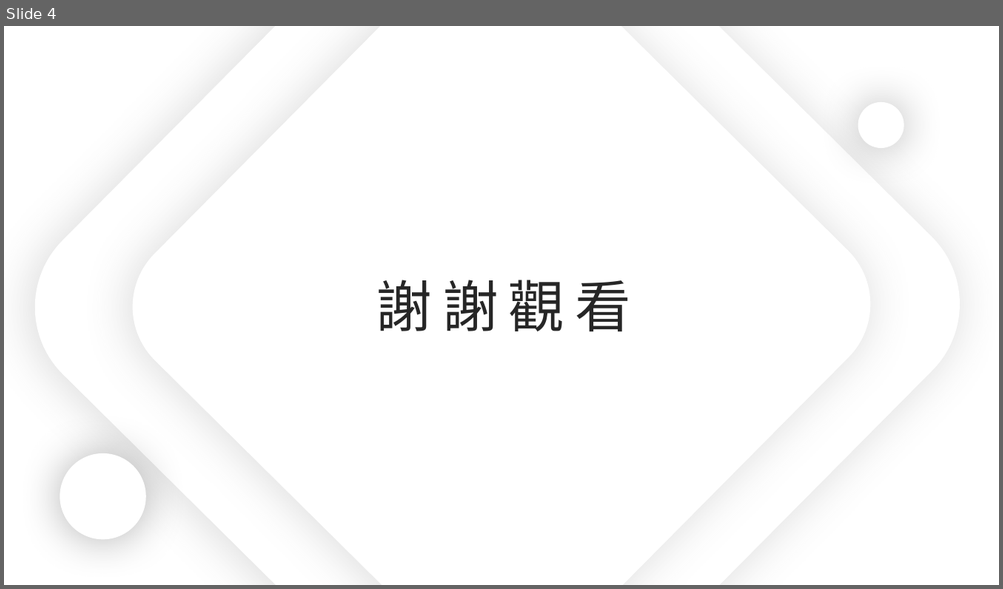
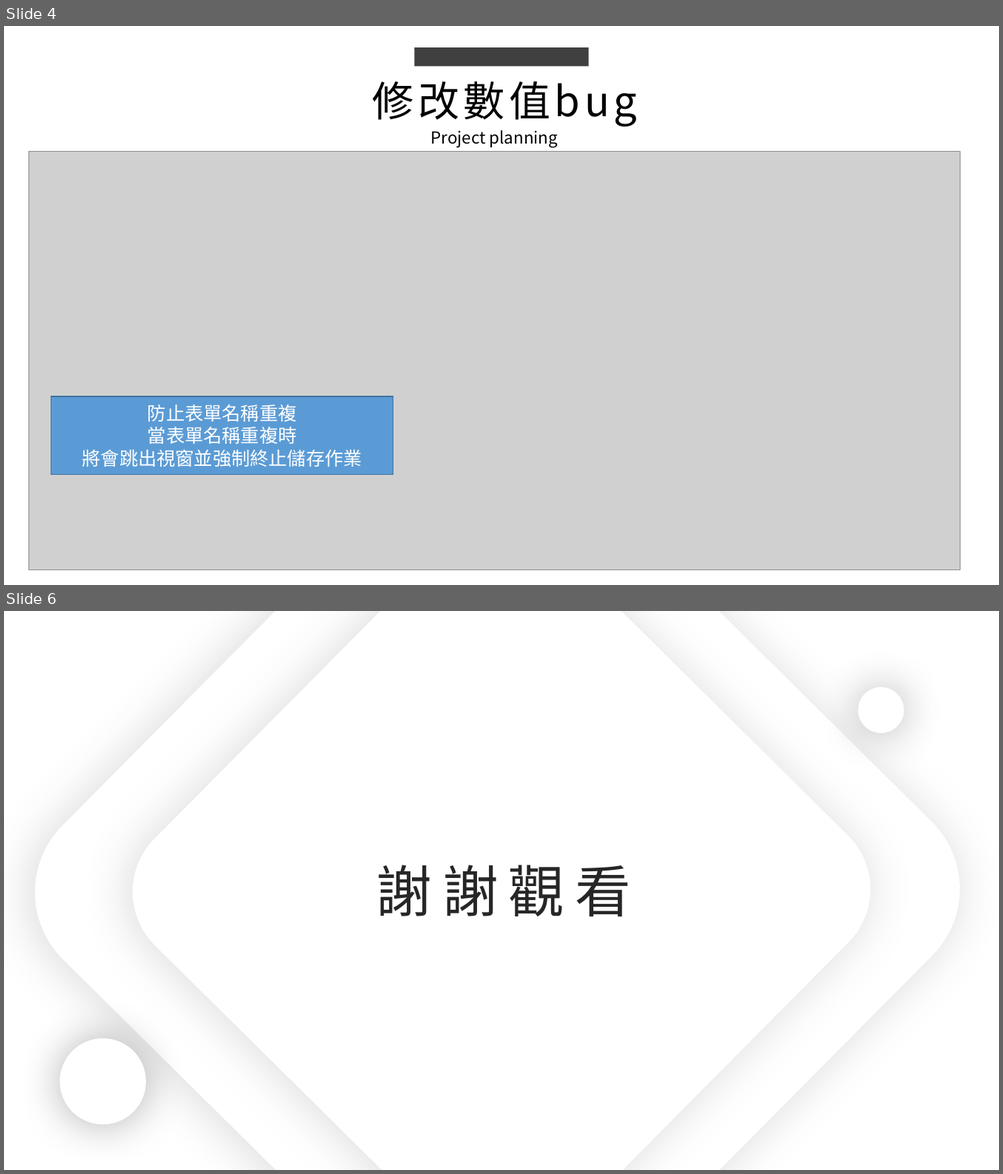
Before and after one commit to king637324/KnowledgeGreenhouseSystem, a slide deck: 工作日報_葉柏漢/2021.10/2021.10.25(加班)_2021.10.26工作日報_葉柏漢.pptx. Shown one above the other, each under a label of ours: slide 4 before the commit, slides 4 and 6 after it; the slides between them are not shown. The pictures are 1003x589 and 1003x1174 pixels, drawn with LibreOffice and Linux fonts; fonts in the diff are those of the drawing; grey boxes stand for pictures. Boxes give left, top, right and bottom in pixels: in the first picture for what was removed or moved away, otherwise in the second. Text is boxed around its words. In the diff, an @@ line names an element or a change of style, - is before the commit and + after.

```diff
--- a/工作日報_葉柏漢/2021.10/2021.10.25(加班)_2021.10.26工作日報_葉柏漢.pptx
+++ b/工作日報_葉柏漢/2021.10/2021.10.25(加班)_2021.10.26工作日報_葉柏漢.pptx
@@ slide 4 added at (x1=4, y1=26, x2=999, y2=585), background #FFFFFF @@
@@ rectangle added at (x1=415, y1=47, x2=588, y2=66), fill #404040 @@
@@ text added at (x1=373, y1=82, x2=637, y2=127), 40 pt, text #000000 @@
+修改數值bug
@@ text added at (x1=431, y1=130, x2=558, y2=147), 16 pt, text #000000 @@
+Project planning
@@ picture added at (x1=29, y1=151, x2=960, y2=571) @@
@@ rectangle added at (x1=51, y1=397, x2=392, y2=475), fill #5B9BD5, outline #43739E 1 pt, 18 pt, text #FFFFFF @@
+防止表單名稱重複
+當表單名稱重複時
+將會跳出視窗並強制終止儲存作業
@@ what was slide 4 is now slide 6 @@
```
Also in this commit, not shown: 1 other slide added, 3 other files.
